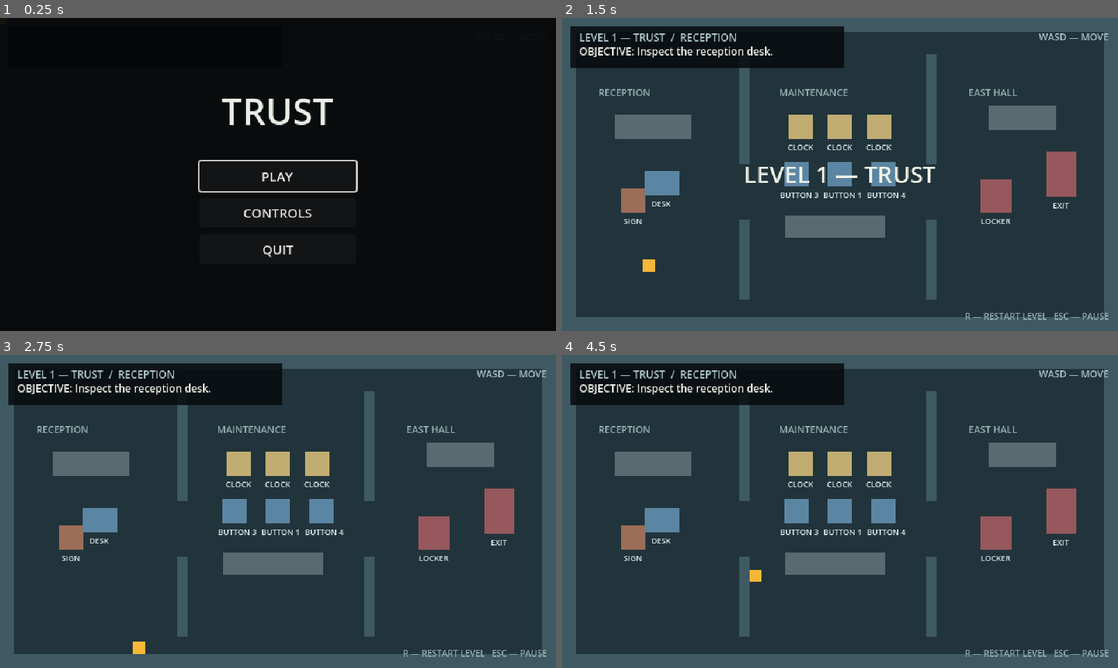
Above: before the commit, frames 1-4 (two rows, left to right).
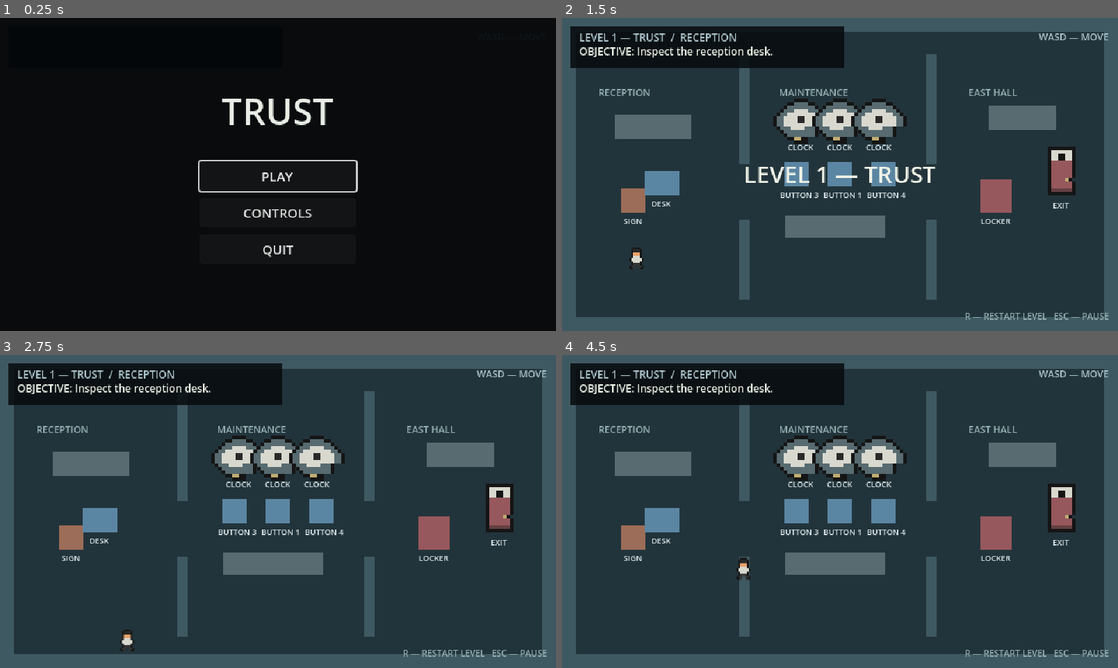
Above: after the commit, the same moments.

Repository: greenghostcmd/Trust
Game: Godot game, scene res://scenes/main/main.tscn
Two runs of this game, one before a commit and one after it. Both use one fixed random seed, a clock stepped at 60 frames per second and the inputs below.
Inputs:
- Up to frame 1 (0.25 s): no input
- Up to frame 2 (1.5 s): click "PLAY" at 0.5 s; tap Enter at 1.25 s; hold D (move_right) from 1.28 s (still down); tap E (interact) at 1.35 s
- Up to frame 3 (2.75 s): release D (move_right) at 2.03 s; hold S (move_down) from 2.03 s (still down); tap E (interact) at 2.1 s
- Up to frame 4 (4.5 s): release S (move_down) at 2.78 s; hold D (move_right) 2.78-3.53 s; tap E (interact) at 2.85, 3.6, 4.35 s; hold W (move_up) 3.53-4.28 s; hold A (move_left) from 4.28 s (still down)

The runs differ from the first frame. In frame 2, 3.3% of the frame differs, in the area x 12-93%, y 25-82%; in frame 3, 3.3%; in frame 4, 3.4%, in the area x 31-93%, y 25-73%.

Commit message:
added pixel sprites and fixed the sprite scaling

Diff:
--- a/project.godot
+++ b/project.godot
@@ -22,7 +22,6 @@
 window/size/window_width_override=1280
 window/size/window_height_override=720
 window/stretch/mode="viewport"
-window/stretch/aspect="keep"
 window/stretch/scale_mode="integer"
 
 [input]
--- a/scenes/main/main.tscn
+++ b/scenes/main/main.tscn
@@ -1,20 +1,20 @@
 [gd_scene format=3 uid="uid://ccwk8cjha5j7x"]
 
-[ext_resource type="Script" path="res://scripts/core/game.gd" id="1_game"]
-[ext_resource type="Script" path="res://scripts/player/player.gd" id="2_player"]
+[ext_resource type="Script" uid="uid://c0kv83v0kdr8w" path="res://scripts/core/game.gd" id="1_game"]
+[ext_resource type="Script" uid="uid://nrqyre60p5gr" path="res://scripts/player/player.gd" id="2_player"]
+[ext_resource type="Texture2D" uid="uid://doffr3r56ohbk" path="res://assets/sprites/player.png" id="3_k2fmo"]
 
 [sub_resource type="RectangleShape2D" id="PlayerCollisionShape"]
 size = Vector2(14, 14)
 
-[node name="TrustGame" type="Node2D"]
+[node name="TrustGame" type="Node2D" unique_id=1081897751]
 script = ExtResource("1_game")
 
-[node name="Player" type="CharacterBody2D" parent="."]
+[node name="Player" type="CharacterBody2D" parent="." unique_id=1338893480]
 script = ExtResource("2_player")
 
-[node name="PlaceholderVisual" type="Polygon2D" parent="Player"]
-polygon = PackedVector2Array(-7, -7, 7, -7, 7, 7, -7, 7)
-color = Color(0.96, 0.72, 0.22, 1)
+[node name="PlayerSprite" type="Sprite2D" parent="Player" unique_id=1203271711]
+texture = ExtResource("3_k2fmo")
 
-[node name="CollisionShape2D" type="CollisionShape2D" parent="Player"]
+[node name="CollisionShape2D" type="CollisionShape2D" parent="Player" unique_id=2091585035]
 shape = SubResource("PlayerCollisionShape")
--- a/scripts/objects/interactable.gd
+++ b/scripts/objects/interactable.gd
@@ -9,7 +9,14 @@
 var display_name: String = ""
 var interaction_text: String = ""
 
-func configure(id: String, title: String, text: String, color: Color, object_size: Vector2 = Vector2(26, 26)) -> void:
+
+func configure(
+	id: String,
+	title: String,
+	text: String,
+	color: Color,
+	object_size: Vector2 = Vector2(26, 26)
+) -> void:
 	interaction_id = id
 	display_name = title
 	interaction_text = text
@@ -17,25 +24,64 @@
 	monitorable = false
 	add_placeholder_visual(title, color, object_size)
 
+
 func is_in_range(player_position: Vector2) -> bool:
 	return global_position.distance_to(player_position) <= INTERACTION_RADIUS
 
-func add_placeholder_visual(title: String, color: Color, object_size: Vector2) -> void:
-	var visual := Polygon2D.new()
-	visual.polygon = PackedVector2Array([
-		Vector2(-object_size.x / 2.0, -object_size.y / 2.0),
-		Vector2(object_size.x / 2.0, -object_size.y / 2.0),
-		Vector2(object_size.x / 2.0, object_size.y / 2.0),
-		Vector2(-object_size.x / 2.0, object_size.y / 2.0),
-	])
-	visual.color = color
-	add_child(visual)
+
+func add_placeholder_visual(
+	title: String,
+	color: Color,
+	object_size: Vector2
+) -> void:
+	var texture_path := get_texture_path(title)
+
+	if texture_path != "":
+		var sprite := Sprite2D.new()
+		sprite.texture = load(texture_path)
+		sprite.texture_filter = CanvasItem.TEXTURE_FILTER_NEAREST
+		sprite.scale = Vector2(0.25, 0.25)
+		add_child(sprite)
+	else:
+		var visual := Polygon2D.new()
+		visual.polygon = PackedVector2Array([
+			Vector2(-object_size.x / 2.0, -object_size.y / 2.0),
+			Vector2(object_size.x / 2.0, -object_size.y / 2.0),
+			Vector2(object_size.x / 2.0, object_size.y / 2.0),
+			Vector2(-object_size.x / 2.0, object_size.y / 2.0)
+		])
+		visual.color = color
+		add_child(visual)
+
 	var label := Label.new()
 	label.text = title
-	var label_width := maxf(LABEL_MIN_WIDTH, title.length() * LABEL_WIDTH_PER_CHARACTER)
-	label.position = Vector2(-label_width / 2.0, object_size.y / 2.0 + 3.0)
+
+	var label_width := maxf(
+		LABEL_MIN_WIDTH,
+		title.length() * LABEL_WIDTH_PER_CHARACTER
+	)
+
+	label.position = Vector2(
+		-label_width / 2.0,
+		object_size.y / 2.0 + 3.0
+	)
 	label.size = Vector2(label_width, 18)
 	label.horizontal_alignment = HORIZONTAL_ALIGNMENT_CENTER
 	label.add_theme_font_size_override("font_size", 9)
 	label.add_theme_color_override("font_color", Color("d9e5e7"))
+
 	add_child(label)
+
+
+func get_texture_path(title: String) -> String:
+	match title:
+		"CLOCK":
+			return "res://assets/sprites/clock.png"
+		"LANTERN":
+			return "res://assets/sprites/lantern.png"
+		"RECORD CASE":
+			return "res://assets/sprites/record_case.png"
+		"EXIT":
+			return "res://assets/sprites/exit_door.png"
+		_:
+			return ""
Binary file added: assets/sprites/clock.png
Not shown, added: assets/sprites/clock.png.import
Binary file added: assets/sprites/clock_native.png
Not shown, added: assets/sprites/clock_native.png.import
Binary file added: assets/sprites/exit_door.png
Not shown, added: assets/sprites/exit_door.png.import
Binary file added: assets/sprites/exit_door_native.png
Not shown, added: assets/sprites/exit_door_native.png.import
Binary file added: assets/sprites/lantern.png
Not shown, added: assets/sprites/lantern.png.import
Binary file added: assets/sprites/lantern_native.png
Not shown, added: assets/sprites/lantern_native.png.import
(and 6 more such lines)
